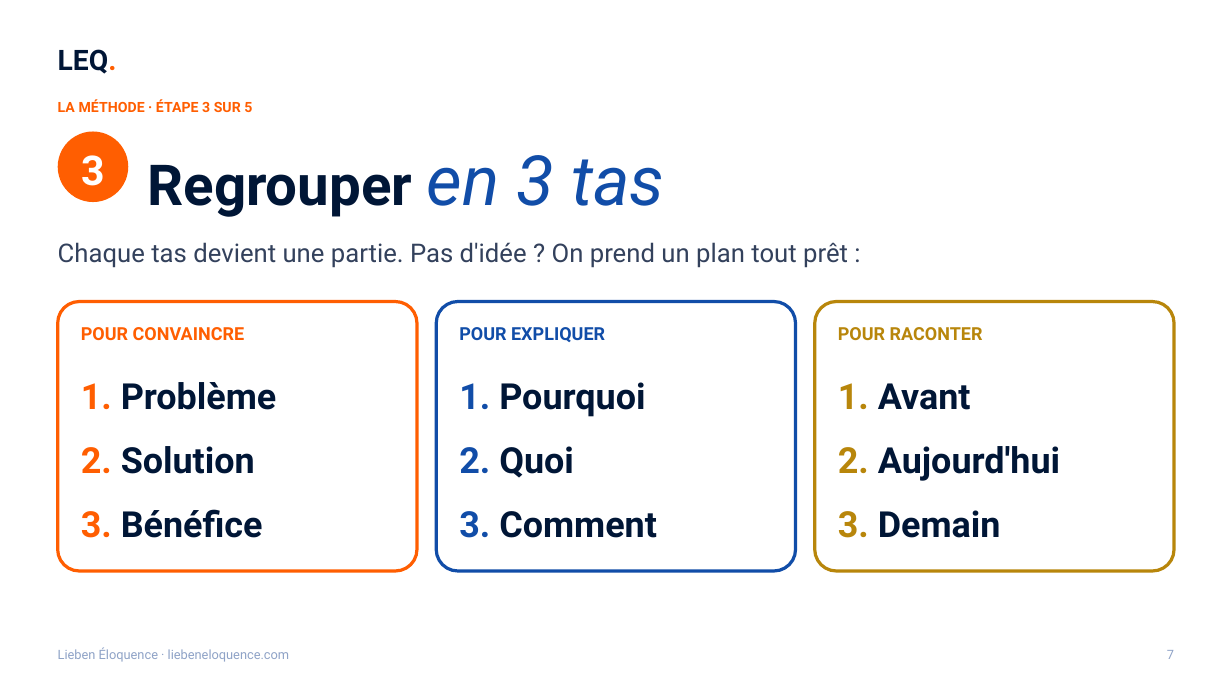
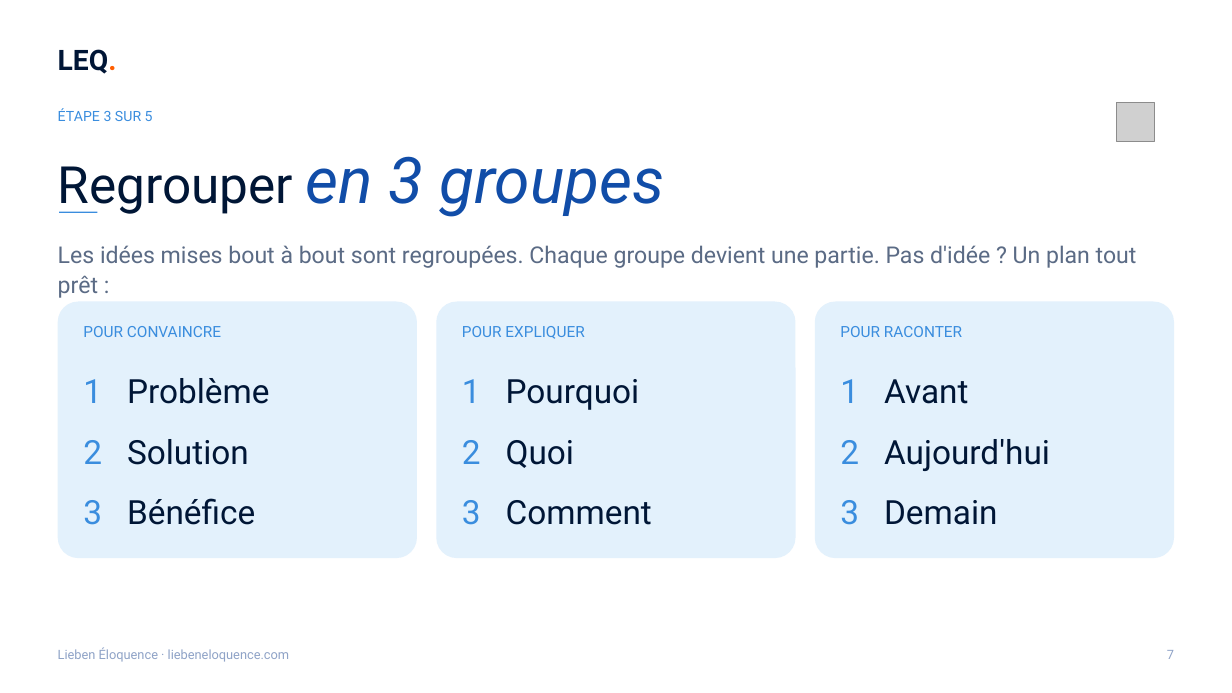
Before and after one commit to ahiale/liebeneloquence-site, a slide deck: slide 7 of communication/atelier/LEQ-capsule-squelette.pptx. Drawn at 1232x693 pixels with LibreOffice and Linux fonts; fonts in the diff are those of the drawing; grey boxes stand for pictures; background and template pictures are left out. Boxes give left, top, right and bottom in pixels: in the first picture for what was removed or moved away, otherwise in the second. Text is boxed around its words. In the diff, an @@ line names an element or a change of style, - is before the commit and + after.

```diff
--- a/communication/atelier/LEQ-capsule-squelette.pptx
+++ b/communication/atelier/LEQ-capsule-squelette.pptx
@@ text at box(58, 108, 153, 121): text changed; text colour #FF5E01 to #3A8DDE; bold off @@
-LA MÉTHODE · ÉTAPE 3 SUR 5
+ÉTAPE 3 SUR 5
@@ picture added at box(1116, 103, 1155, 141) @@
@@ text "Regrouper en 3 groupes" at box(58, 156, 664, 217): vertical alignment middle to top @@
@@ ellipse removed at box(57, 131, 128, 201) @@
@@ text at box(58, 156, 664, 217): text changed; size 44 to 50 pt; text colour #001636 to #114DA8; bold off; italic on @@
-Regrouper en 3 tas
+Regrouper en 3 groupes
@@ text removed at box(81, 155, 105, 186) @@
-3
@@ rectangle added at box(59, 212, 98, 213), fill #3A8DDE @@
@@ text at box(58, 245, 1137, 268): text changed; size 20 to 18 pt; text colour #33415C to #5B6B85 @@
-Chaque tas devient une partie. Pas d'idée ? On prend un plan tout prêt :
+Les idées mises bout à bout sont regroupées. Chaque groupe devient une partie. Pas d'idée ? Un plan tout prêt :
@@ rounded rectangle: place and size @@
-rounded rectangle at box(57, 301, 417, 571)
+rounded rectangle at box(57, 301, 417, 558)
@@ rounded rectangle at box(57, 301, 417, 558): fill #FFFFFF to #E3F1FC; outline #FF5E01 2.5 pt to none @@
@@ text "POUR CONVAINCRE" at box(83, 326, 221, 337): size 14 to 12 pt, text colour #FF5E01 to #3A8DDE, bold off @@
@@ rounded rectangle: place and size @@
-rounded rectangle at box(436, 301, 796, 571)
+rounded rectangle at box(436, 301, 796, 558)
@@ rounded rectangle at box(436, 301, 796, 558): fill #FFFFFF to #E3F1FC; outline #114DA8 2.5 pt to none @@
@@ text "POUR EXPLIQUER" at box(462, 326, 584, 339): size 14 to 12 pt, text colour #114DA8 to #3A8DDE, bold off @@
@@ rounded rectangle: place and size @@
-rounded rectangle at box(815, 301, 1175, 571)
+rounded rectangle at box(815, 301, 1175, 558)
@@ rounded rectangle at box(815, 301, 1175, 558): fill #FFFFFF to #E3F1FC; outline #B8860B 2.5 pt to none @@
@@ text "POUR RACONTER" at box(840, 326, 962, 337): size 14 to 12 pt, text colour #B8860B to #3A8DDE, bold off @@
@@ text at box(83, 378, 270, 404): text changed; size 28 to 26 pt; bold off @@
-1. Problème
+1 Problème
@@ text at box(462, 379, 640, 410): text changed; size 28 to 26 pt; bold off @@
-1. Pourquoi
+1 Pourquoi
@@ text at box(840, 379, 968, 404): text changed; size 28 to 26 pt; bold off @@
-1. Avant
+1 Avant
@@ text at box(83, 439, 249, 465): text changed; size 28 to 26 pt; bold off @@
-2. Solution
+2 Solution
@@ text at box(462, 440, 574, 468): text changed; size 28 to 26 pt; bold off @@
-2. Quoi
+2 Quoi
@@ text at box(840, 439, 1050, 471): text changed; size 28 to 26 pt; bold off @@
-2. Aujourd'hui
+2 Aujourd'hui
@@ text at box(83, 498, 255, 525): text changed; size 28 to 26 pt; bold off @@
-3. Bénéfice
+3 Bénéfice
@@ text at box(462, 500, 652, 525): text changed; size 28 to 26 pt; bold off @@
-3. Comment
+3 Comment
@@ text at box(840, 500, 998, 525): text changed; size 28 to 26 pt; bold off @@
-3. Demain
+3 Demain
```
Also in this commit, not shown: 11 other slides changed, 2 other files.
